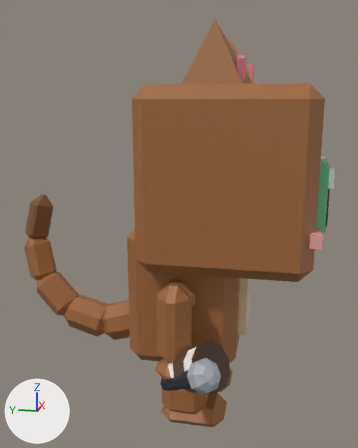
The FBX model assets/cat-cafe/exports/CatCafe_Cat_Acorn_Work.fbx: old version first, new version second.
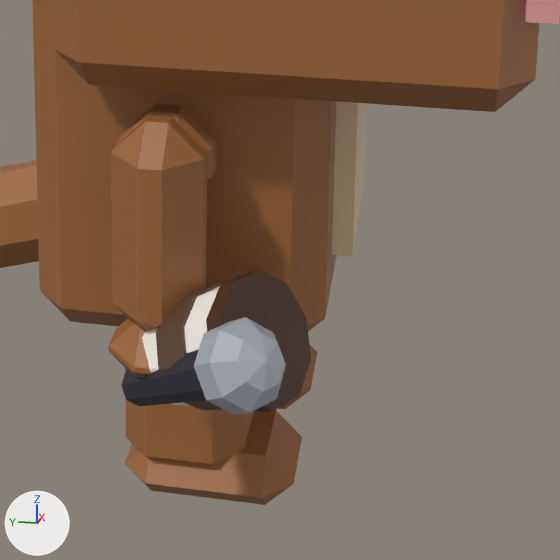
There are two pictures of each version: one whole from a 50 mm camera at (-0.02433, -0.00475, 0.01603) aimed at (0.00086, 0.00029, 0.00973), one close up on the part from 32% to 90% of the width and 54% to 100% of the height. Arrows for +X, +Y and +Z are at lower left; the lights stay in place. The first two pictures are the older version. Where no turn or scale is listed for an object, it has been applied to the vertices.

Objects in the first close-up: 'CatCafe_Cat_Acorn_Work_Body', 'CatCafe_Cat_Acorn_Work_Head', 'CatCafe_Cat_Acorn_Work_Held_Barista', 'CatCafe_Cat_Acorn_Work_Held_Entertainer', 'CatCafe_Cat_Acorn_Work_LegB2', 'CatCafe_Cat_Acorn_Work_LegF2', 'CatCafe_Cat_Acorn_Work_Tail' and 1 more.
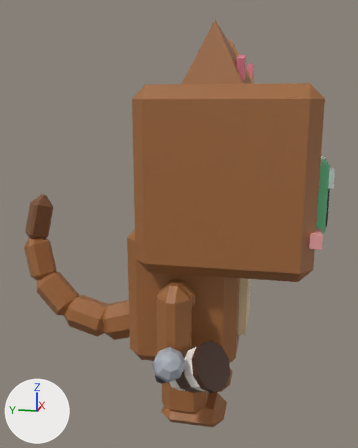
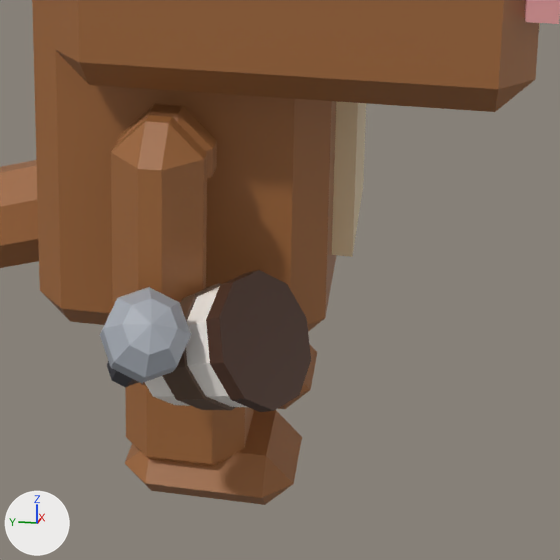
Scene script edits in JSON lines:
```json
{"block": "me_catcafe_cat_acorn_work_held_entertainer", "where": "# used by ob_catcafe_cat_acorn_work_held_entertainer; location = (-0.00451, -0.00066, 0.00437)"}
{"op": "remove", "block": "me_catcafe_cat_acorn_work_held_entertainer", "code": "me_catcafe_cat_acorn_work_held_entertainer.from_pydata(...)  # 50 vertices, 50 faces; spans x -0.00262..0.00013, y -0.00222..0.00068, z -0.001..0.00158"}
{"op": "add", "block": "me_catcafe_cat_acorn_work_held_entertainer", "code": "me_catcafe_cat_acorn_work_held_entertainer.from_pydata(...)  # 50 vertices, 50 faces; spans x -0.00234..0.00027, y -0.00074..0.001, z -0.00076..0.00181"}
{"block": "me_catcafe_cat_acorn_work_held_entertainer", "change": "me_catcafe_cat_acorn_work_held_entertainer part 1: the loose piece of 34 vertices spanning x -0.00262..-0.00126, y -0.00222..-0.00086, z 0.00026..0.00158 is multiplied about its middle by the matrix ((0.626, 0.739, 0.247), (-0.615, 0.663, -0.427), (-0.48, 0.115, 0.87)), then moved by (0.00027, 0.00151, 0.00019)"}
{"block": "me_catcafe_cat_acorn_work_held_entertainer", "change": "me_catcafe_cat_acorn_work_held_entertainer part 2: a new loose piece of 16 vertices spanning x -0.00175..0.00027, y -0.00036..0.001, z -0.00076..0.00124, in mat_catcafe_palette"}
{"block": "me_catcafe_cat_acorn_work_held_entertainer", "change": "me_catcafe_cat_acorn_work_held_entertainer part 3"}
{"block": "me_catcafe_cat_acorn_work_held_entertainer", "change": "16 vertices are removed from x -0.00212..0.00013, y -0.00169..0.00068, z -0.001..0.00112"}
{"block": "me_catcafe_cat_acorn_work_held_entertainer", "change": "10 faces are deleted"}
```

Pixel boxes (x1, y1, x2, y2) of what changed, in the close-ups (560 x 560 px; the box of a moved part takes in the faces that stretch with it):
```json
{"object": "CatCafe_Cat_Acorn_Work_Held_Entertainer", "change": "reshaped", "before": [121, 317, 286, 415], "after": [100, 287, 191, 387], "on screen": "45% narrower"}
{"part": 1, "of": "me_catcafe_cat_acorn_work_held_entertainer", "change": "moved or reshaped", "before": [194, 317, 286, 415], "after": [100, 287, 191, 383]}
{"part": 2, "of": "me_catcafe_cat_acorn_work_held_entertainer", "change": "added", "after": [107, 361, 139, 387]}
{"part": 3, "of": "me_catcafe_cat_acorn_work_held_entertainer", "change": "deleted", "before": [121, 349, 206, 407]}
```
